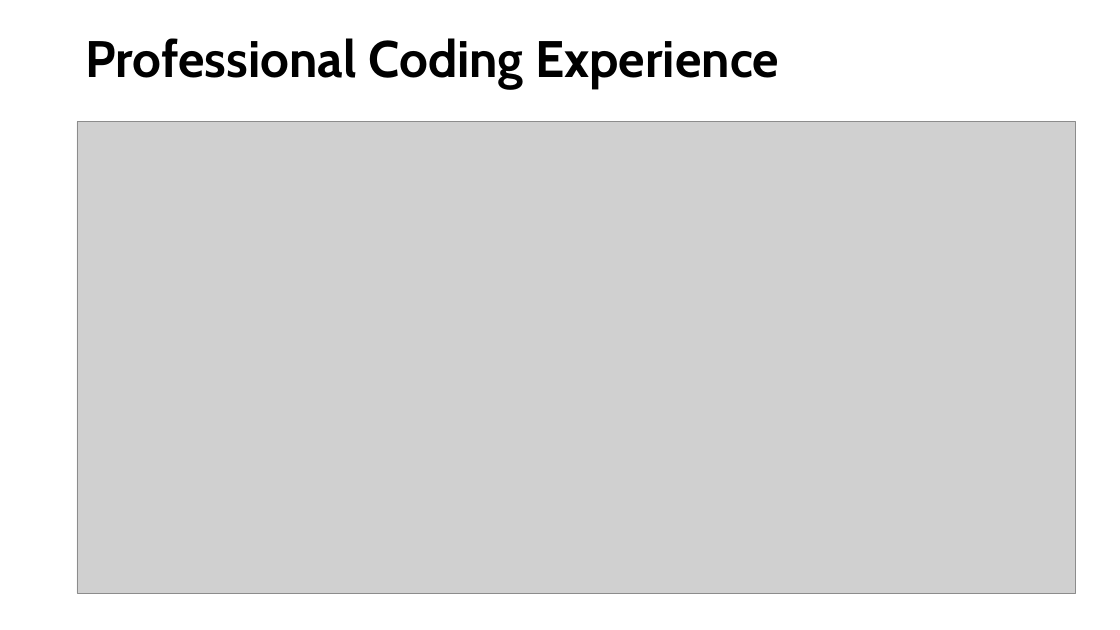
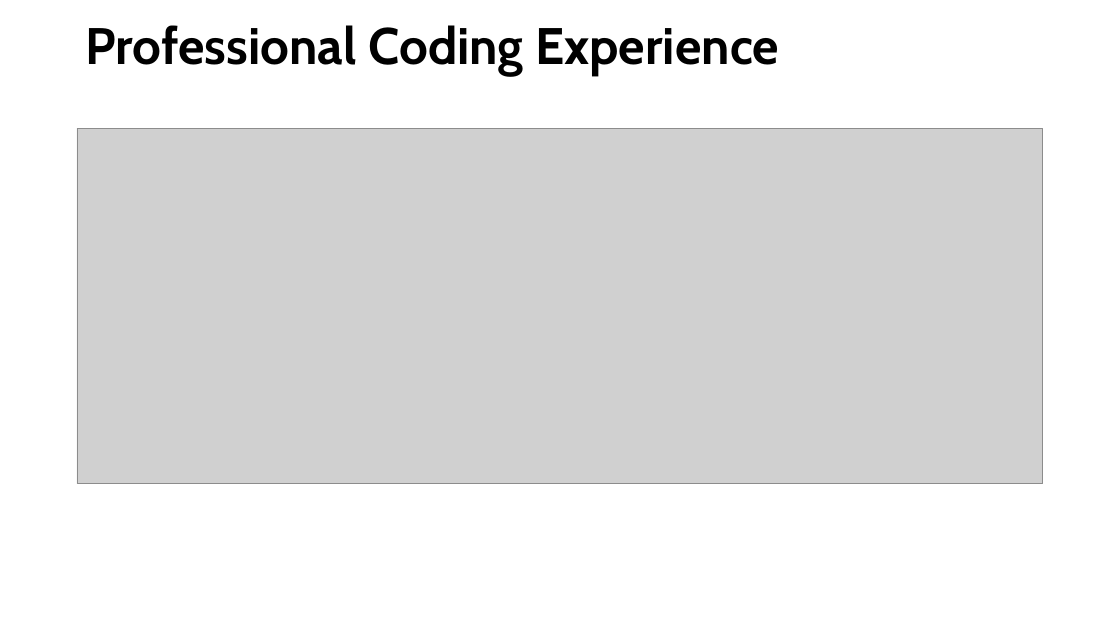
Before and after one commit to kuldeepemol/tech-nerds, a slide deck: slide 29 of Stack-overflow-2018-data-analysis.pptx (slide 28 before the commit). Drawn at 1120x630 pixels with LibreOffice and Linux fonts; fonts in the diff are those of the drawing; grey boxes stand for pictures. Boxes give left, top, right and bottom in pixels: in the first picture for what was removed or moved away, otherwise in the second. Text is boxed around its words. In the diff, an @@ line names an element or a change of style, - is before the commit and + after.

```diff
--- a/Stack-overflow-2018-data-analysis.pptx
+++ b/Stack-overflow-2018-data-analysis.pptx
@@ title "Professional Coding Experience": place and size @@
-title "Professional Coding Experience" at box(85, 38, 779, 88)
+title "Professional Coding Experience" at box(85, 25, 779, 75)
@@ picture: place and size @@
-picture at box(77, 122, 1076, 593)
+picture at box(77, 129, 1044, 484)
```
Also in this commit, not shown: 17 other slides changed, 1 slide added.
